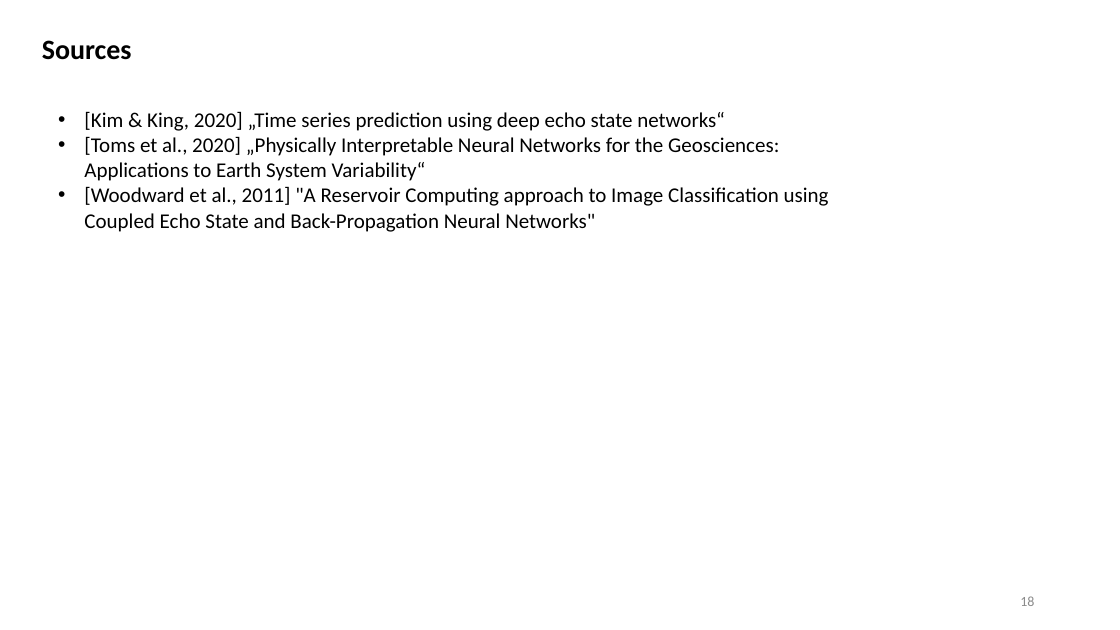
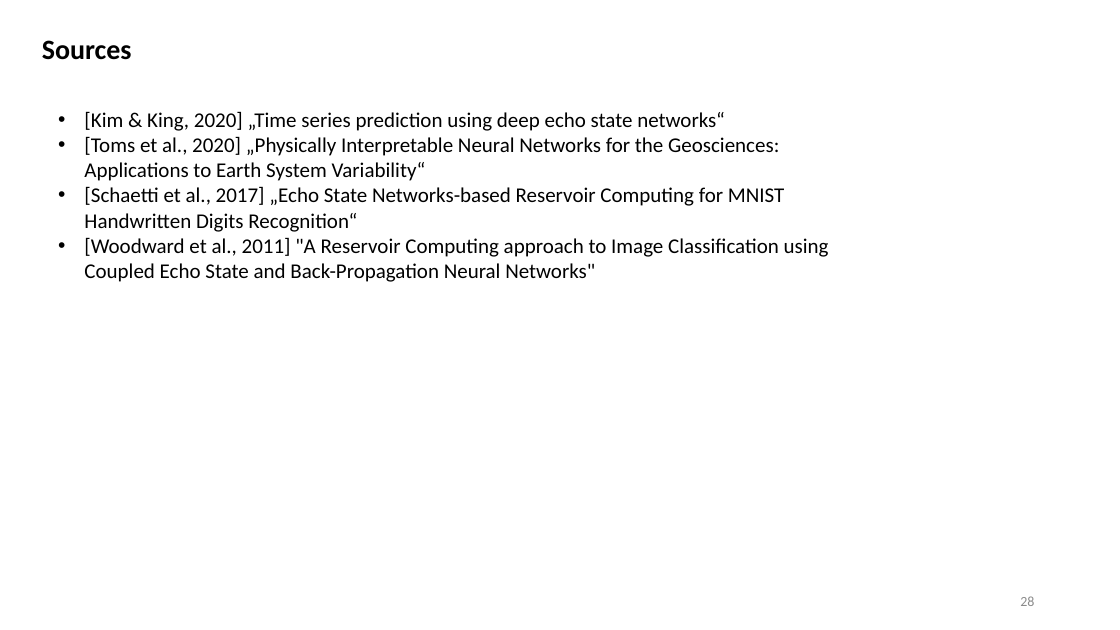
Before and after one commit to MarcoLandtHayen/EchoStateNetworks, a slide deck: slide 28 of ESN_exp09_Classification_LRP.pptx (slide 18 before the commit). Drawn at 1120x630 pixels with LibreOffice and Linux fonts; fonts in the diff are those of the drawing. Boxes give left, top, right and bottom in pixels: in the first picture for what was removed or moved away, otherwise in the second. Text is boxed around its words. In the diff, an @@ line names an element or a change of style, - is before the commit and + after.

```diff
--- a/ESN_exp09_Classification_LRP.pptx
+++ b/ESN_exp09_Classification_LRP.pptx
@@ text at [84, 186, 785, 232]: paragraph added @@
+• [Schaetti et al., 2017] „Echo State Networks-based Reservoir Computing for MNIST Handwritten Digits Recognition“
@@ page number at [1020, 596, 1034, 606]: text changed @@
-18
+28
```
Also in this commit, not shown: 4 other slides changed, 10 slides added, 2 other files.
